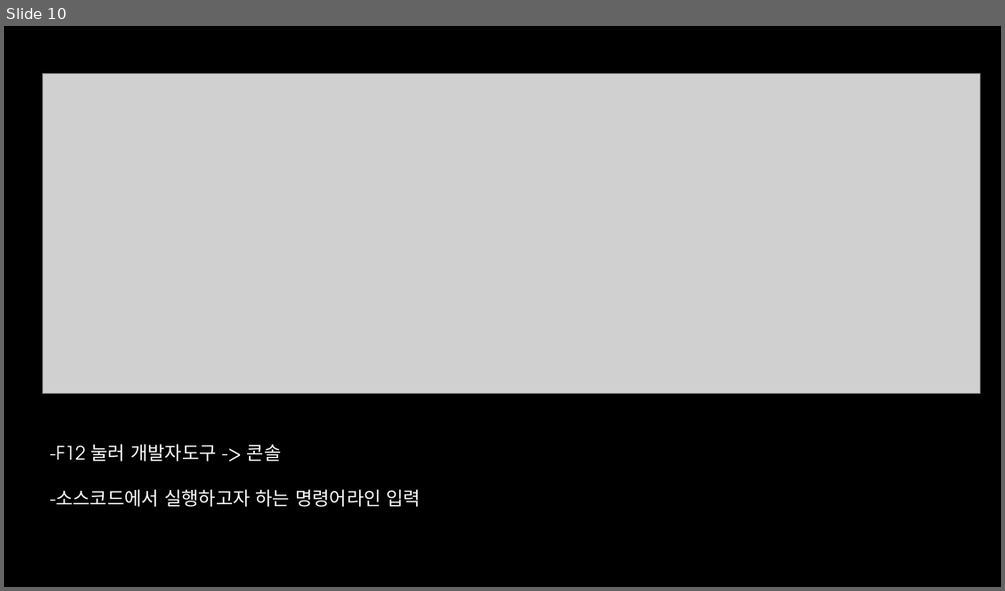
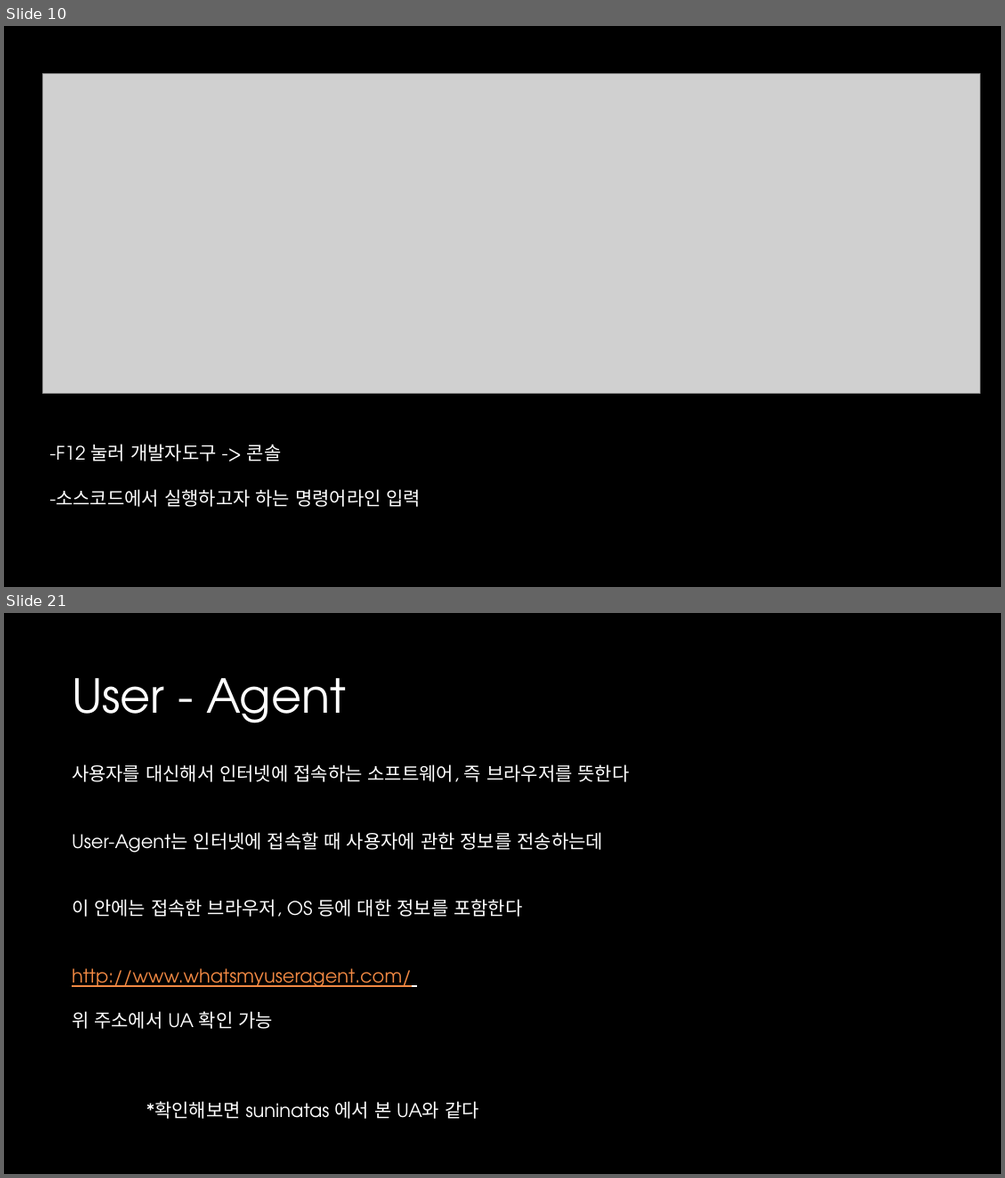
Before and after one commit to TAEKnical/Presentation-material-, a slide deck: 모두의보안 suninatas web.pptx. Shown one above the other, each under a label of ours: slide 10 before the commit, slides 10 and 21 after it; the slides between them are not shown. The pictures are 1005x591 and 1005x1178 pixels, drawn with LibreOffice and Linux fonts; fonts in the diff are those of the drawing; grey boxes stand for pictures; background and template pictures are left out. Boxes give left, top, right and bottom in pixels: in the first picture for what was removed or moved away, otherwise in the second. Text is boxed around its words. In the diff, an @@ line names an element or a change of style, - is before the commit and + after.

```diff
--- a/모두의보안 suninatas web.pptx
+++ b/모두의보안 suninatas web.pptx
@@ slide 21 added at [4, 613, 1001, 1174], background picture (left out) @@
@@ text added at [72, 678, 346, 723], 45 pt, text #FFFFFF @@
+User - Agent
@@ text added at [72, 764, 630, 1119], 18 pt, text #FFFFFF @@
+사용자를 대신해서 인터넷에 접속하는 소프트웨어, 즉 브라우저를 뜻한다
+User-Agent는 인터넷에 접속할 때 사용자에 관한 정보를 전송하는데
+이 안에는 접속한 브라우저, OS 등에 대한 정보를 포함한다
+http://www.whatsmyuseragent.com/
+위 주소에서 UA 확인 가능
+*확인해보면 suninatas 에서 본 UA와 같다
```
Also in this commit, not shown: 17 other slides added.
